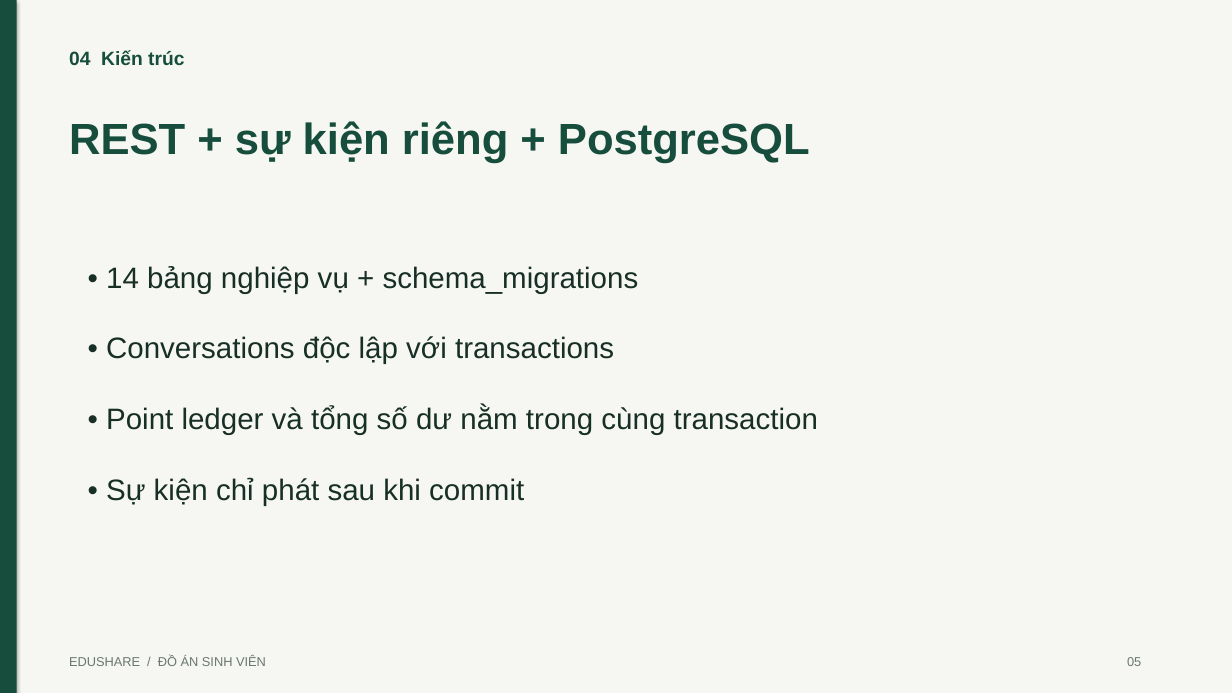
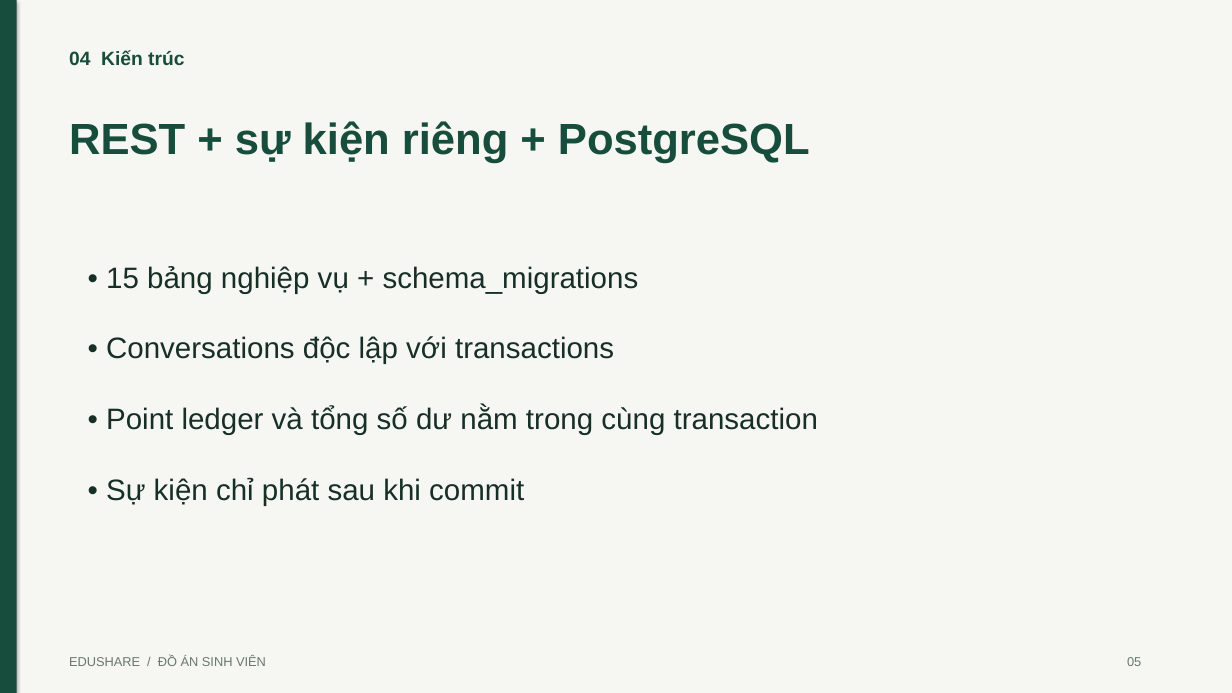
Before and after one commit to TanTai08/AppEduShare, a slide deck: slide 5 of docs/EduShare_Thuyet_Trinh.pptx. Drawn at 1232x693 pixels with LibreOffice and Linux fonts; fonts in the diff are those of the drawing. Boxes give left, top, right and bottom in pixels: in the first picture for what was removed or moved away, otherwise in the second. Text is boxed around its words. In the diff, an @@ line names an element or a change of style, - is before the commit and + after.

```diff
--- a/docs/EduShare_Thuyet_Trinh.pptx
+++ b/docs/EduShare_Thuyet_Trinh.pptx
@@ text at (x1=106, y1=266, x2=639, y2=293): text changed @@
-• 14 bảng nghiệp vụ + schema_migrations
+• 15 bảng nghiệp vụ + schema_migrations
```
Also in this commit, not shown: 5 other slides changed, 37 other files.
